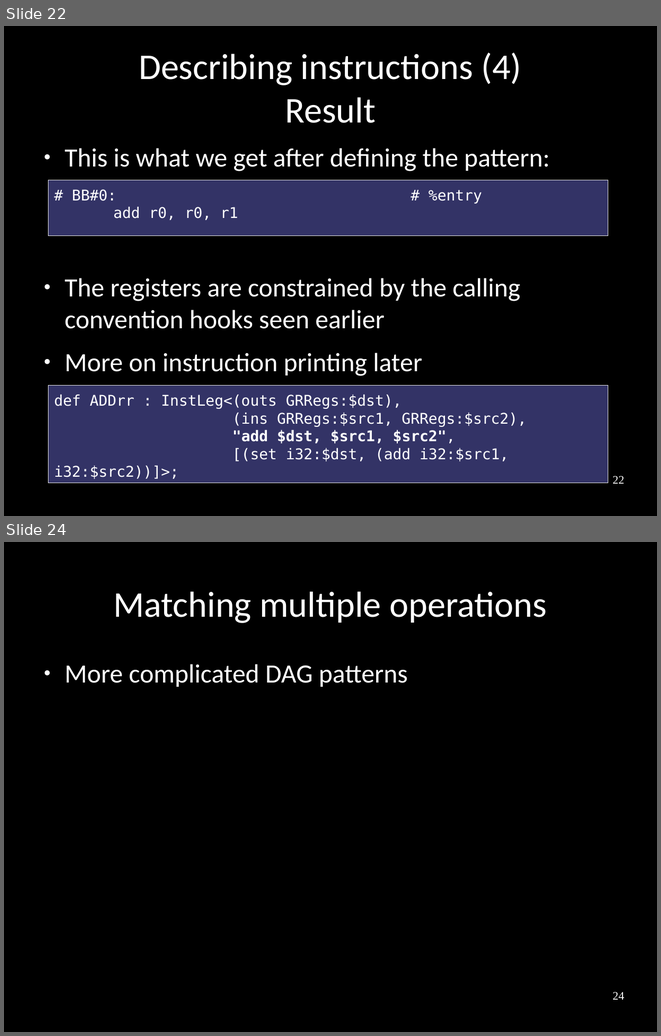
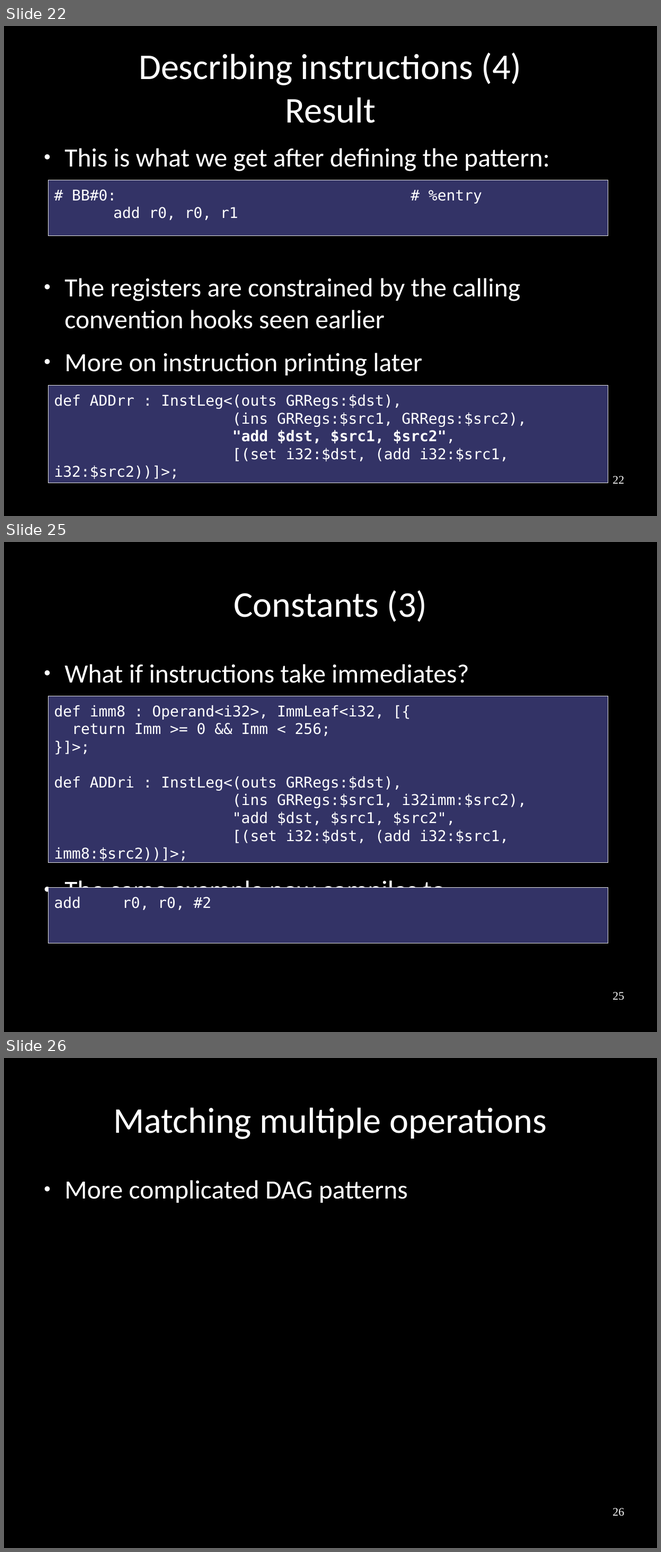
Before and after one commit to frasercrmck/llvm-leg, a slide deck: docs/Codeplay/Slides.odp. Shown one above the other, each under a label of ours: slides 22 and 24 before the commit, slides 22, 25 and 26 after it; the slides between them are not shown. The pictures are 661x1036 and 661x1552 pixels, drawn with LibreOffice and Linux fonts; fonts in the diff are those of the drawing. Boxes give left, top, right and bottom in pixels: in the first picture for what was removed or moved away, otherwise in the second. Text is boxed around its words. In the diff, an @@ line names an element or a change of style, - is before the commit and + after.

Commit message:
Constants

```diff
--- a/docs/Codeplay/Slides.odp
+++ b/docs/Codeplay/Slides.odp
@@ slide 25 added at bbox=[4, 542, 657, 1032], background #000000 @@
@@ title added at bbox=[233, 590, 427, 622], 44 pt, text #FFFFFF @@
+Constants (3)
@@ text added at bbox=[64, 664, 469, 905], 32 pt, text #FFFFFF @@
+● What if instructions take immediates?
+● The same example now compiles to:
@@ rectangle added at bbox=[49, 696, 608, 863], fill #333366, outline #E6E6E6 0 pt, 18 pt, text #FFFFFF @@
+def imm8 : Operand<i32>, ImmLeaf<i32, [{
+return Imm >= 0 && Imm < 256;
+}]>;
+def ADDri : InstLeg<(outs GRRegs:$dst),
+(ins GRRegs:$src1, i32imm:$src2),
+"add $dst, $src1, $src2",
+[(set i32:$dst, (add i32:$src1, imm8:$src2))]>;
@@ rectangle added at bbox=[49, 888, 608, 943], fill #333366, outline #E6E6E6 0 pt, 18 pt, text #FFFFFF @@
+add r0, r0, #2
@@ page number added at bbox=[612, 991, 624, 1000], 14 pt, text #FFFFFF @@
+25
@@ what was slide 24 is now slide 26 @@
@@ page number at bbox=[612, 1507, 624, 1516]: text changed @@
-24
+26
```
Also in this commit, not shown: 3 slides changed, 3 other slides added, 1 slide removed.
